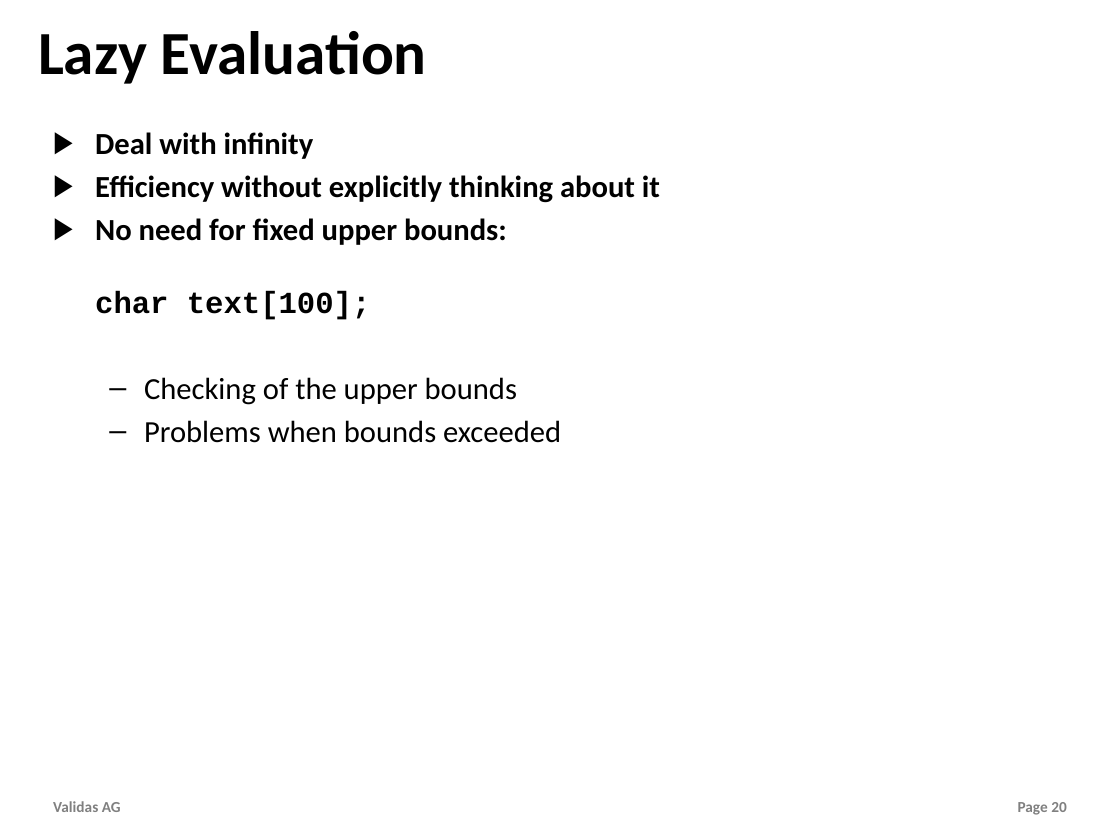
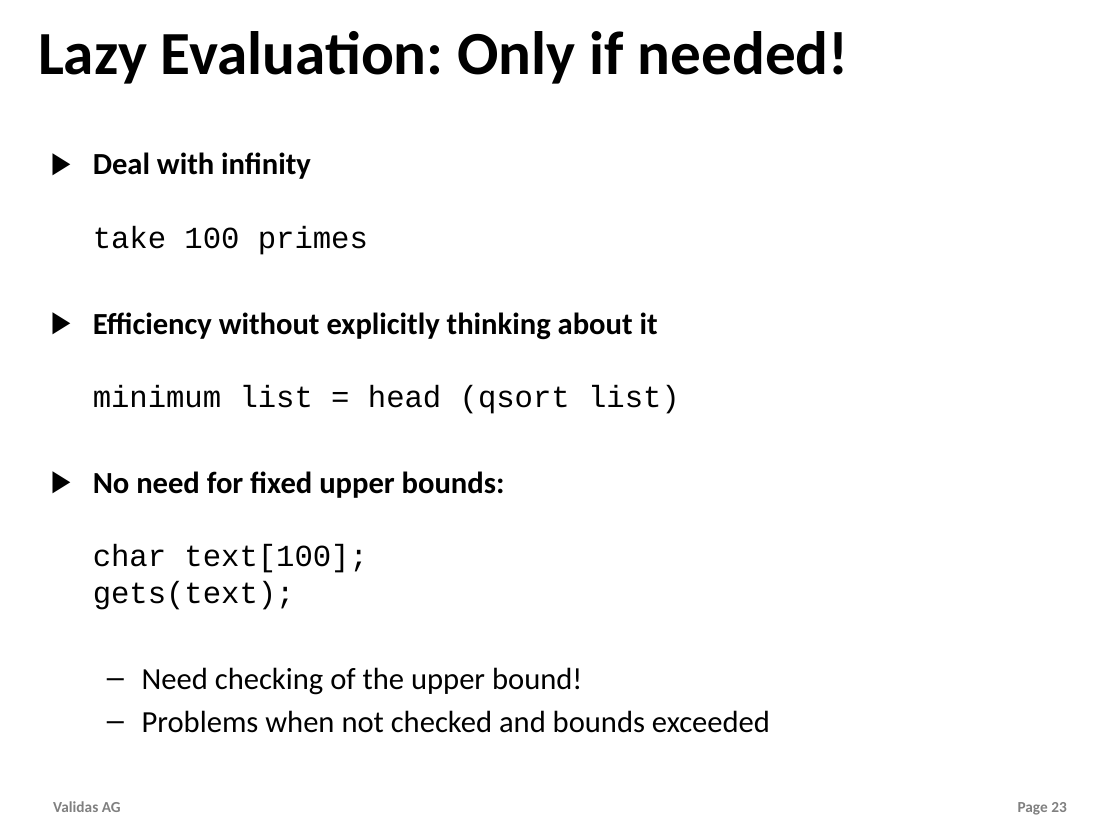
Before and after one commit to theoremprover/tvg, a slide deck: slide 23 of Vortraege/Towards_Haskell.pptx (slide 20 before the commit). Drawn at 1120x840 pixels with LibreOffice and Linux fonts; fonts in the diff are those of the drawing; background and template pictures are left out. Boxes give left, top, right and bottom in pixels: in the first picture for what was removed or moved away, otherwise in the second. Text is boxed around its words. In the diff, an @@ line names an element or a change of style, - is before the commit and + after.

```diff
--- a/Vortraege/Towards_Haskell.pptx
+++ b/Vortraege/Towards_Haskell.pptx
@@ title at box(38, 31, 849, 84): text changed @@
-Lazy Evaluation
+Lazy Evaluation: Only if needed!
@@ text at box(93, 152, 770, 733): text changed; bold off @@
-▶ Deal with infinity
-▶ Efficiency without explicitly thinking about it
-▶ No need for fixed upper bounds:
-  char text[100];
-  – Checking of the upper bounds
-  – Problems when bounds exceeded
+▶ Deal with infinity
+  take 100 primes
+▶ Efficiency without explicitly thinking about it
+  minimum list = head (qsort list)
+▶ No need for fixed upper bounds:
+  char text[100];
+  gets(text);
+  – Need checking of the upper bound!
+  – Problems when not checked and bounds exceeded
@@ page number at box(1018, 802, 1067, 815): text changed @@
-Page 20
+Page 23
```
Also in this commit, not shown: 11 other slides changed, 12 slides added, 2 slides removed, 1 other file.
